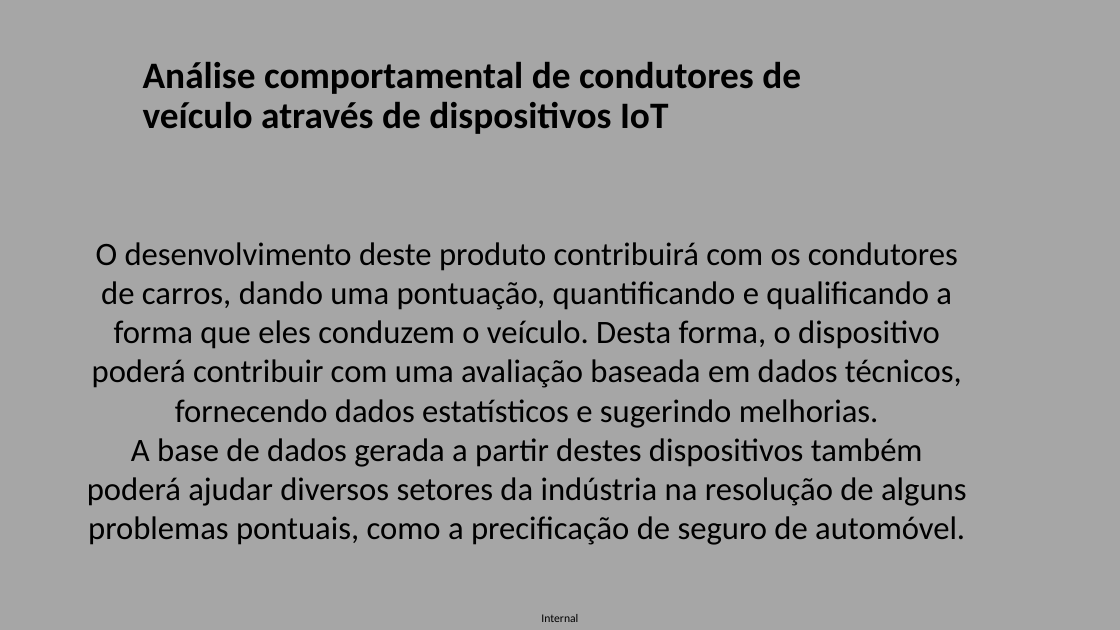
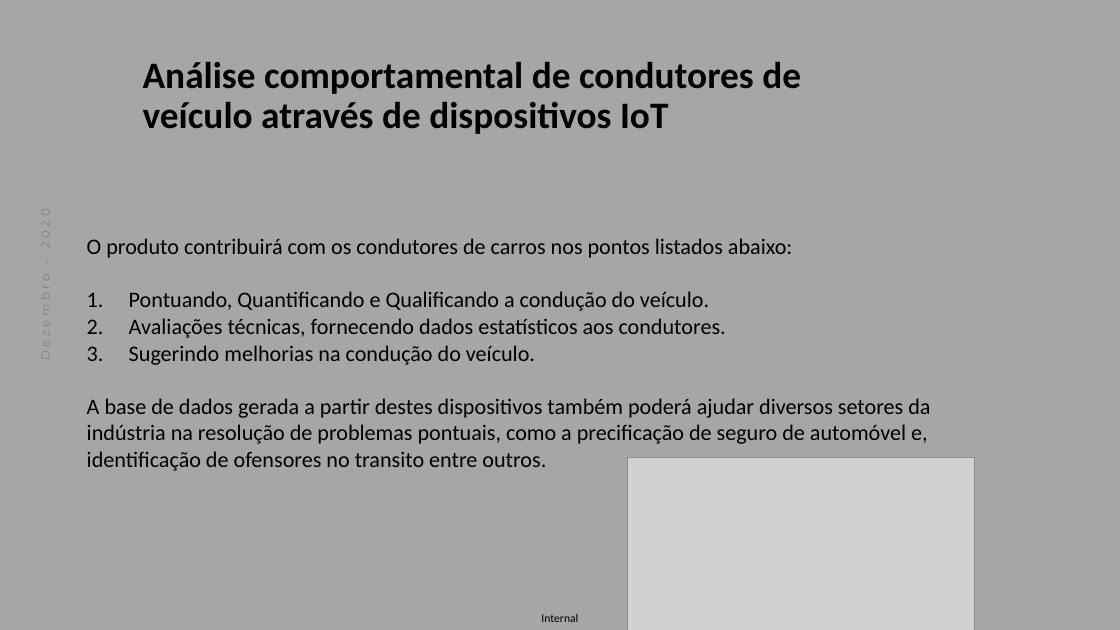
Before and after one commit to rafargp/final_project_senai, a slide deck: slide 3 of 1.Propose/1.Propose Presentation.pptx. Drawn at 1120x630 pixels with LibreOffice and Linux fonts; fonts in the diff are those of the drawing; grey boxes stand for pictures; background and template pictures are left out. Boxes give left, top, right and bottom in pixels: in the first picture for what was removed or moved away, otherwise in the second. Text is boxed around its words. In the diff, an @@ line names an element or a change of style, - is before the commit and + after.

```diff
--- a/1.Propose/1.Propose Presentation.pptx
+++ b/1.Propose/1.Propose Presentation.pptx
@@ text added at bbox=[35, 201, 56, 400], 10 pt, text #808080 @@
+Dezembro – 2020
@@ text at bbox=[87, 238, 930, 471]: text changed; size 28 to 19 pt @@
-O desenvolvimento deste produto contribuirá com os condutores de carros, dando uma pontuação, quantificando e qualificando a forma que eles conduzem o veículo. Desta forma, o dispositivo poderá contribuir com uma avaliação baseada em dados técnicos, fornecendo dados estatísticos e sugerindo melhorias.
-A base de dados gerada a partir destes dispositivos também poderá ajudar diversos setores da indústria na resolução de alguns problemas pontuais, como a precificação de seguro de automóvel.
+O produto contribuirá com os condutores de carros nos pontos listados abaixo:
+1. Pontuando, Quantificando e Qualificando a condução do veículo.
+2. Avaliações técnicas, fornecendo dados estatísticos aos condutores.
+3. Sugerindo melhorias na condução do veículo.
+A base de dados gerada a partir destes dispositivos também poderá ajudar diversos setores da indústria na resolução de problemas pontuais, como a precificação de seguro de automóvel e, identificação de ofensores no transito entre outros.
@@ picture added at bbox=[628, 457, 975, 630] @@
```
Also in this commit, not shown: 13 other slides changed, 8 slides added, 15 slides removed.
